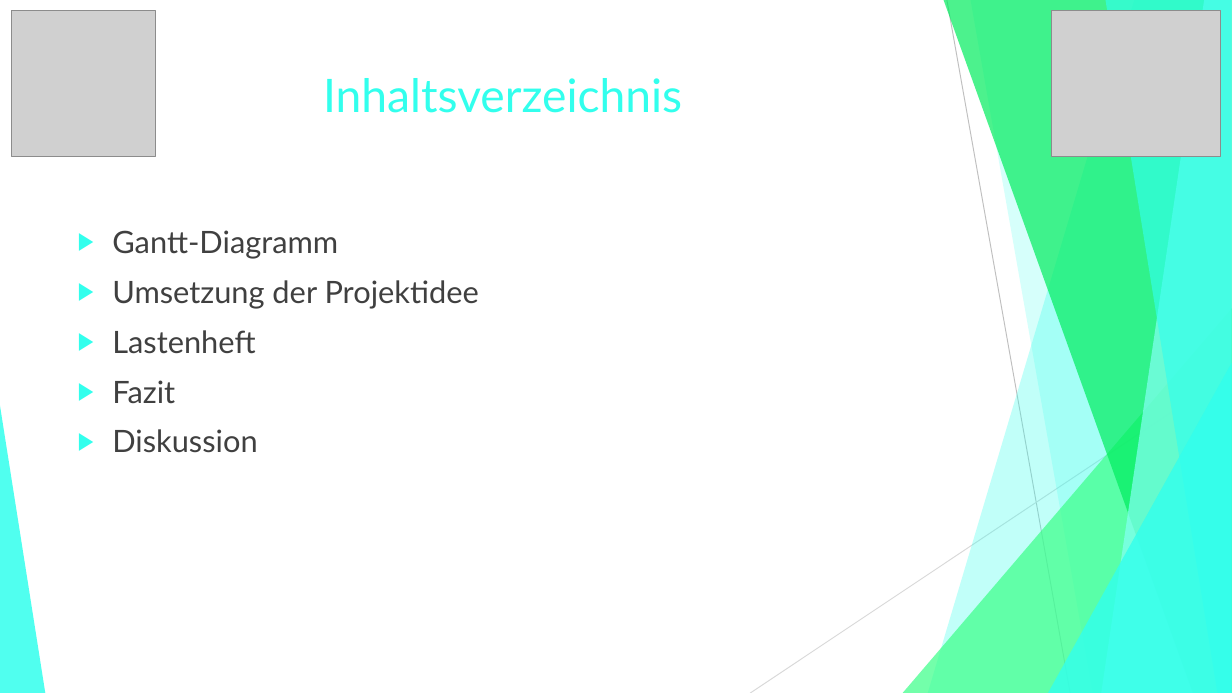
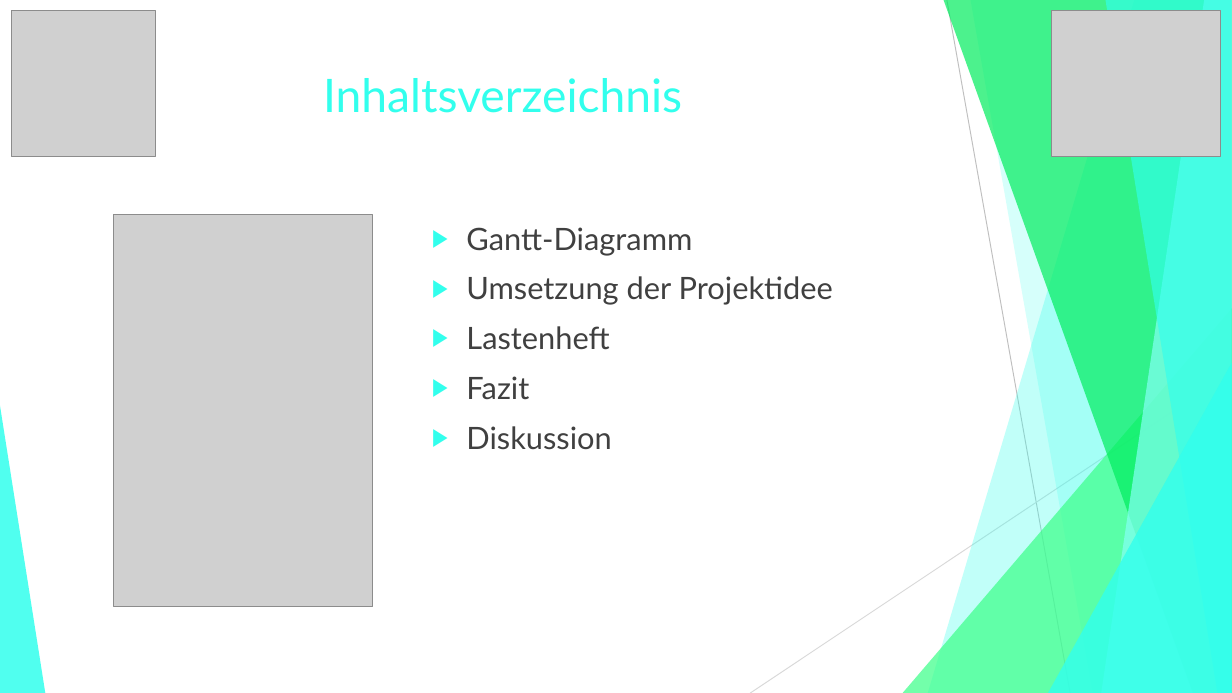
Before and after one commit to jGrochla/PocketCoach, a slide deck: slide 2 of PocketCoachExcel-PDF/PowerPoints/PocketCoach_UpdatePP.pptx. Drawn at 1232x693 pixels with LibreOffice and Linux fonts; fonts in the diff are those of the drawing; grey boxes stand for pictures. Boxes give left, top, right and bottom in pixels: in the first picture for what was removed or moved away, otherwise in the second. Text is boxed around its words. In the diff, an @@ line names an element or a change of style, - is before the commit and + after.

```diff
--- a/PocketCoachExcel-PDF/PowerPoints/PocketCoach_UpdatePP.pptx
+++ b/PocketCoachExcel-PDF/PowerPoints/PocketCoach_UpdatePP.pptx
@@ picture added at bbox=[114, 214, 373, 606] @@
@@ text "Gantt-Diagramm": place and size @@
-text "Gantt-Diagramm" at bbox=[112, 230, 479, 453]
+text "Gantt-Diagramm" at bbox=[466, 227, 833, 450]
```
Also in this commit, not shown: 1 slide added, 1 other file.
